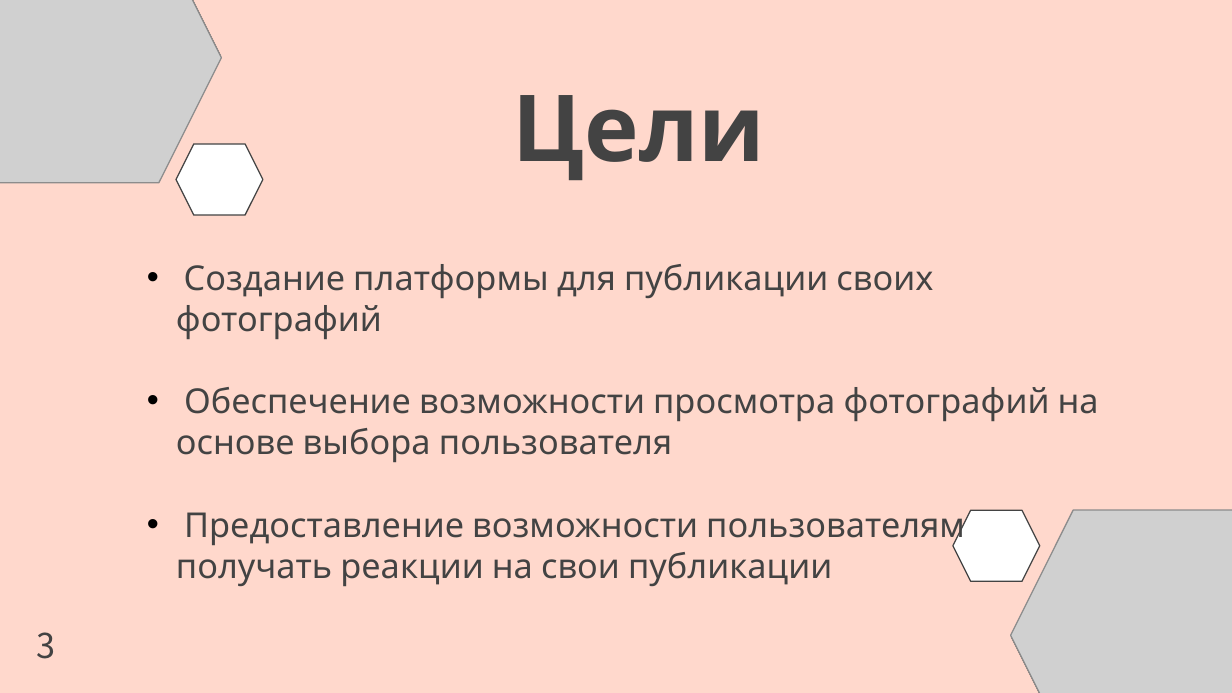
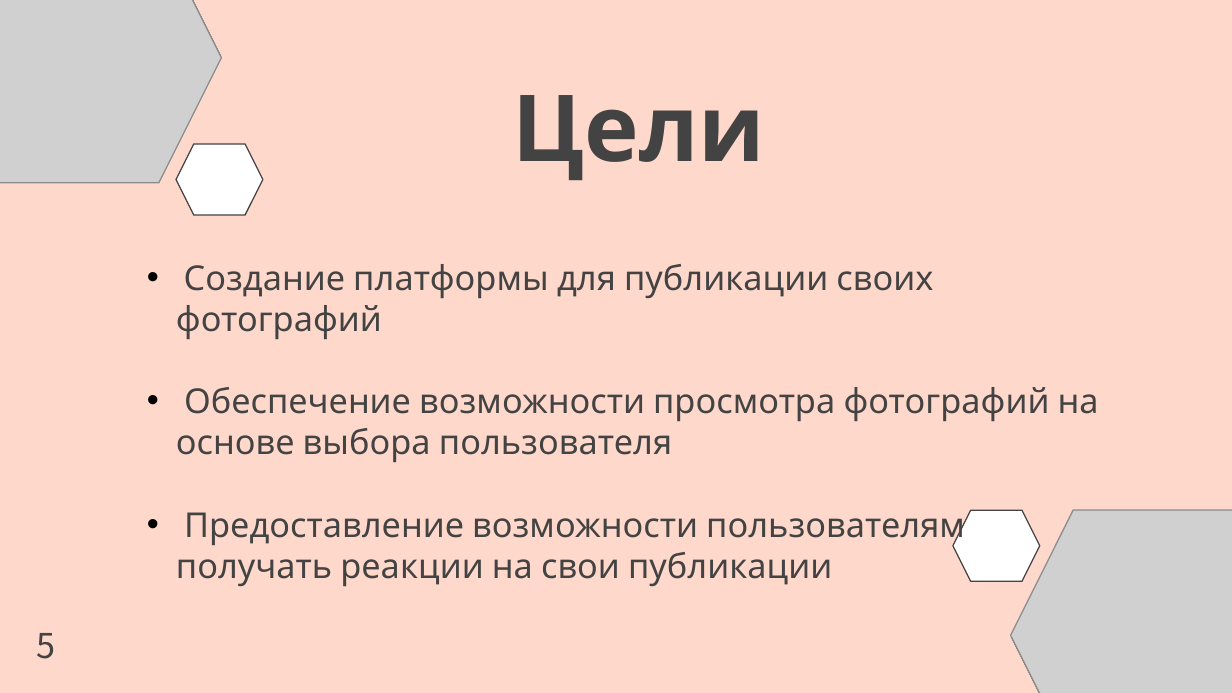
Before and after one commit to Puroktor/PicStorm, a slide deck: slide 5 of docs/PicStorm_Slides.pptx. Drawn at 1232x693 pixels with LibreOffice and Linux fonts; fonts in the diff are those of the drawing; grey boxes stand for pictures. Boxes give left, top, right and bottom in pixels: in the first picture for what was removed or moved away, otherwise in the second. Text is boxed around its words. In the diff, an @@ line names an element or a change of style, - is before the commit and + after.

```diff
--- a/docs/PicStorm_Slides.pptx
+++ b/docs/PicStorm_Slides.pptx
@@ text at bbox=[36, 633, 55, 659]: text changed @@
-3
+5
```
Also in this commit, not shown: 5 other slides changed, 3 other files.
